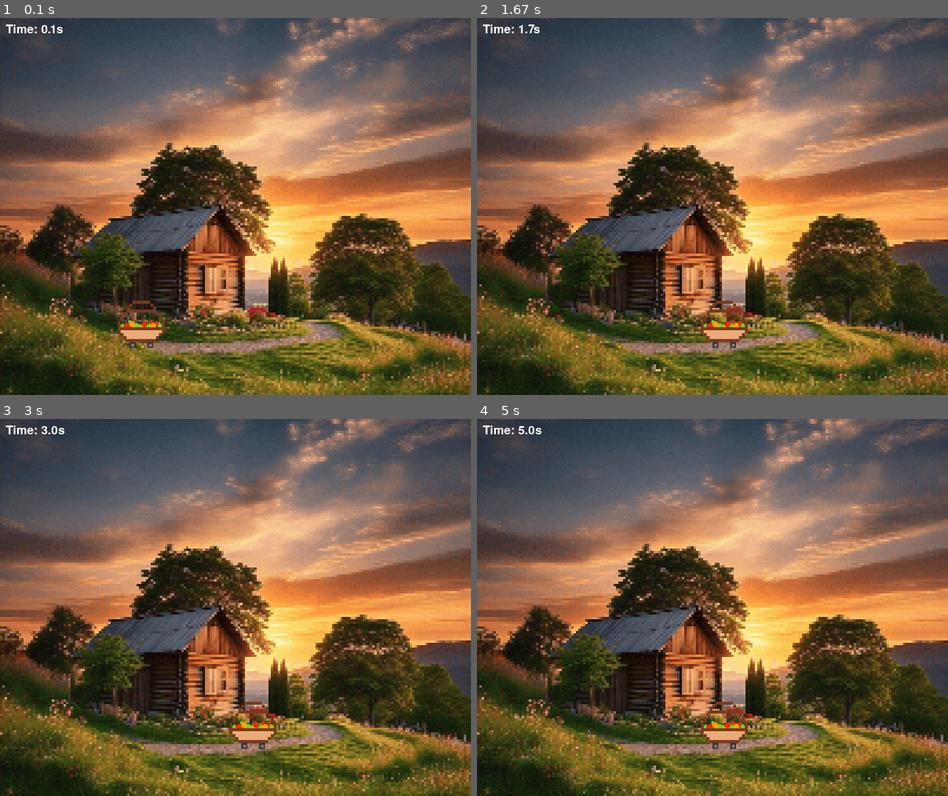
Above: before the commit, frames 1-4 (two rows, left to right).
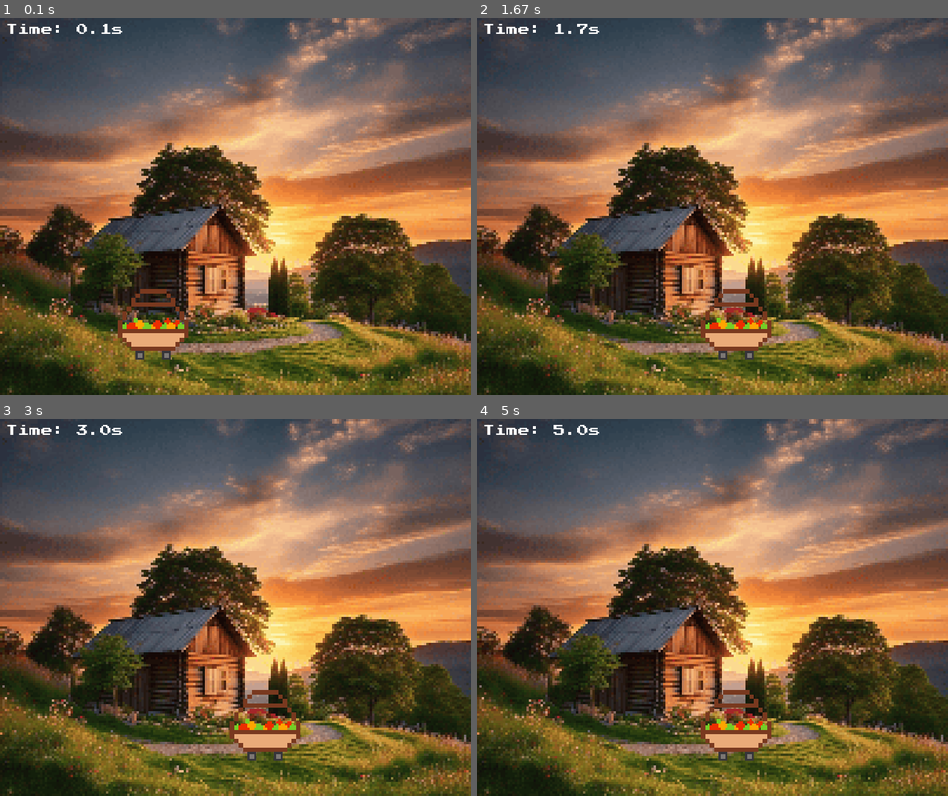
Above: after the commit, the same moments.

Repository: chickenSandwich-cpu/Fruit_Basket_pygame
Game: pygame game, started from Fruit_Basket/Fruit_Basket.py
Same seed, same stepped clock (60 frames per second), same inputs: the game is played once before the commit and once after it.
Inputs:
- Up to frame 1 (0.1 s): no input
- Up to frame 2 (1.67 s): hold Right 0.33-0.8 s; hold Right 0.83-1.3 s; hold Left from 1.33 s (still down)
- Up to frame 3 (3 s): release Left at 1.87 s; hold Left 1.9-2.3 s; hold Right 2.33-2.97 s
- Up to frame 4 (5 s): hold Left 3-3.47 s; hold Right 3.5-3.97 s; hold Right 4-4.47 s; hold Left from 4.5 s (still down)

The runs differ from the first frame. In frame 1, 1.5% of the frame differs, in the area x 1-40%, y 1-91%; in frame 2, 1.5%; in frame 3, 1.6%; in frame 4, 1.6%, in the area x 1-63%, y 1-91%.

Commit message:
added fonts

Diff:
--- a/Fruit_Basket/Fruit_Basket.py
+++ b/Fruit_Basket/Fruit_Basket.py
@@ -16,12 +16,12 @@
 pygame.display.set_icon(icon)
 
 # Basket properties
-BASKET_WIDTH = 80
-BASKET_HEIGHT = 80
+BASKET_WIDTH = 120
+BASKET_HEIGHT = 120
 
 BASKET_VEL = 5
 
-FONT = pygame.font.SysFont("comicsans", 30)
+FONT = pygame.font.Font("fonts/PressStart2P.ttf", 20)
 
 # Load images
 BG = pygame.image.load("assets/background.png")
@@ -52,7 +52,7 @@
 def main():
     run = True
 
-    basket_rect = pygame.Rect(200, HEIGHT - BASKET_HEIGHT*2, BASKET_WIDTH, BASKET_HEIGHT)
+    basket_rect = pygame.Rect(200, HEIGHT - 180, BASKET_WIDTH, BASKET_HEIGHT)
     clock = pygame.time.Clock()
     start_time = time.time()
     elapsed_time = 0
Binary file added: Fruit_Basket/fonts/PressStart2P.ttf
